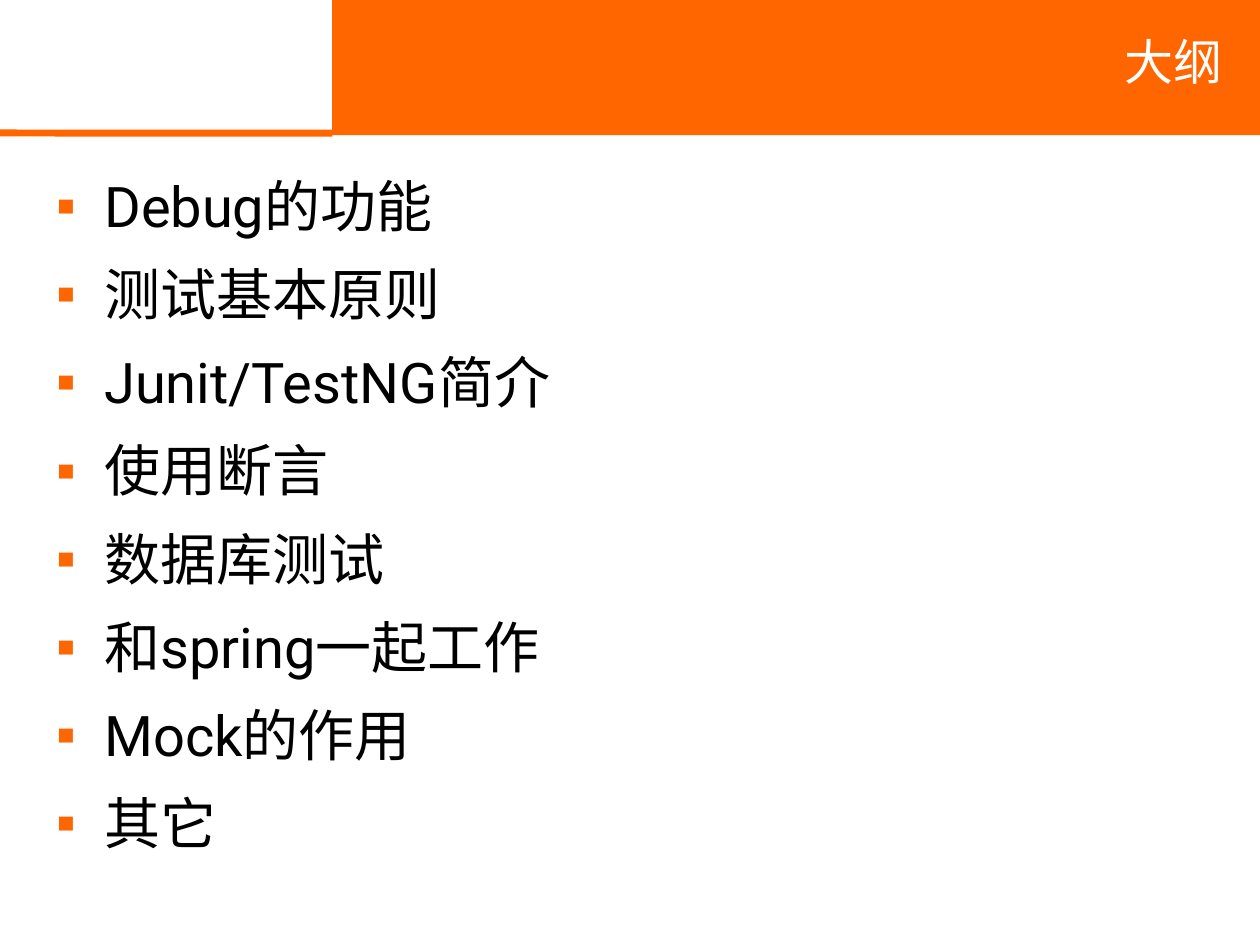
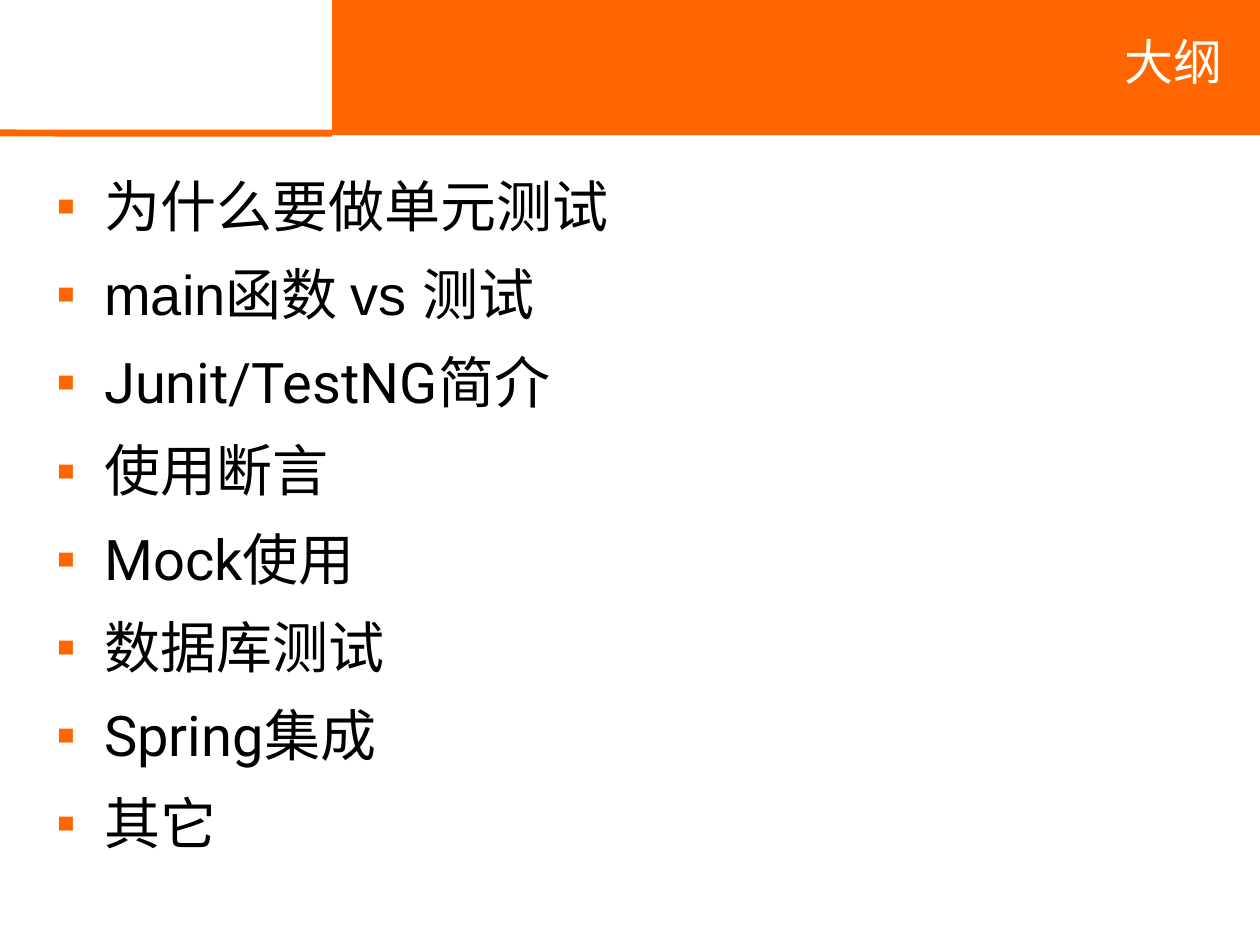
Before and after one commit to shuhuiguo/jtester, a slide deck: slide 2 of jtester-tutorial/db/单元测试入门.ppt. Drawn at 1260x945 pixels with LibreOffice and Linux fonts; fonts in the diff are those of the drawing; background and template pictures are left out. Boxes give left, top, right and bottom in pixels: in the first picture for what was removed or moved away, otherwise in the second. Text is boxed around its words. In the diff, an @@ line names an element or a change of style, - is before the commit and + after.

```diff
--- a/jtester-tutorial/db/单元测试入门.ppt
+++ b/jtester-tutorial/db/单元测试入门.ppt
@@ text at (104,180,608,320): text changed; font Roboto to Arial @@
-▪ Debug的功能
-▪ 测试基本原则
+▪ 为什么要做单元测试
+▪ main函数 vs 测试
@@ text at (104,533,355,585): paragraph added @@
+▪ Mock使用
@@ text at (104,709,376,768): text changed @@
-▪ 和spring一起工作
-▪ Mock的作用
+▪ Spring集成
```
Also in this commit, not shown: 2 other slides changed, 1 slide removed.
